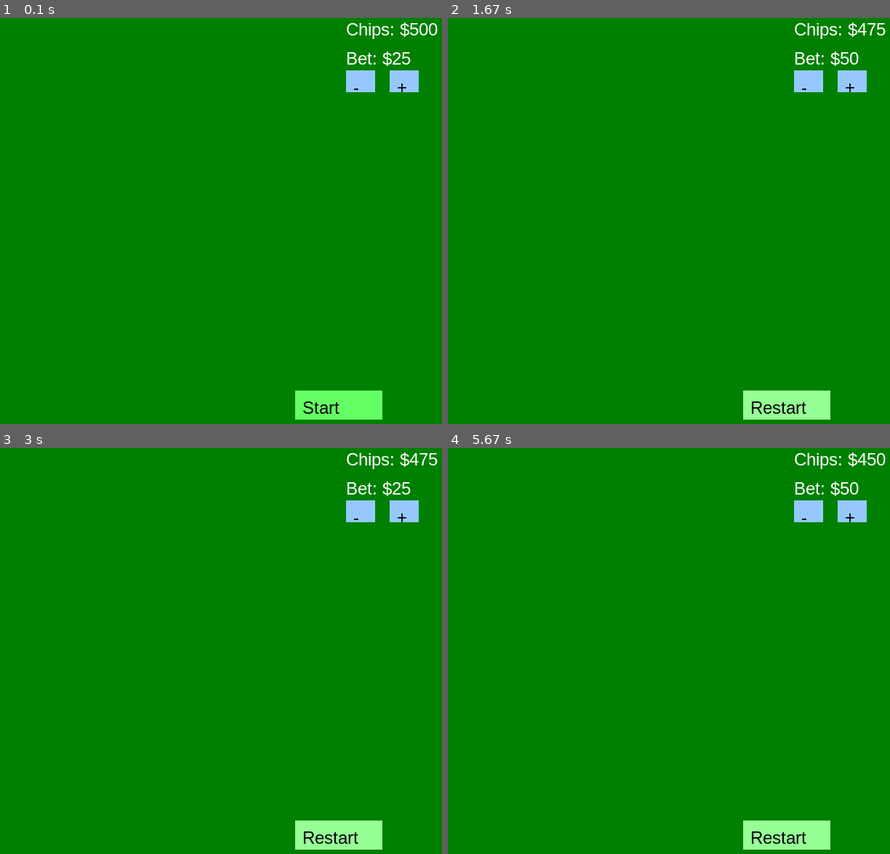
Above: before the commit, frames 1-4 (two rows, left to right).
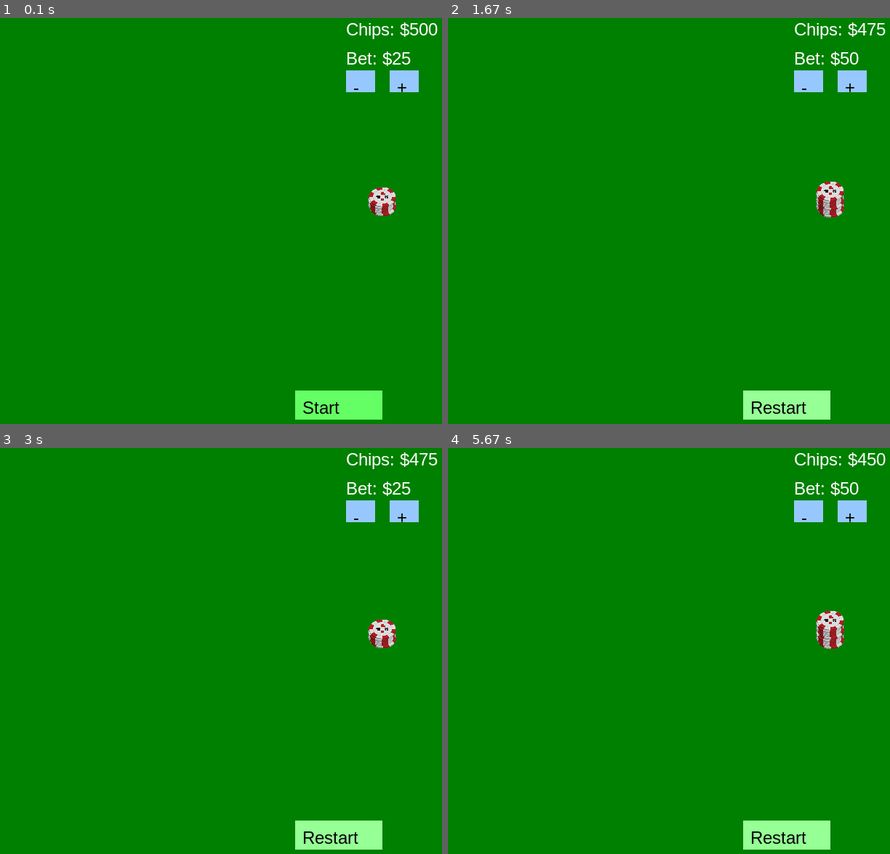
Above: after the commit, the same moments.

Repository: NathanGr33n/blackjack_pygame
Game: pygame game, started from main.py
Two runs of this game, one before a commit and one after it. Both use one fixed random seed, a clock stepped at 60 frames per second and the inputs below.
Inputs:
- Up to frame 1 (0.1 s): no input
- Up to frame 2 (1.67 s): click "Start" at 0.38 s; click "Stand" at 0.72 s; click "Restart" at 1.05 s; click "+" at 1.38 s
- Up to frame 3 (3 s): click "-" at 2.72 s
- Up to frame 4 (5.67 s): click "Restart" at 4.05 s; click "Hit" at 4.38 s; click "Hit" at 4.72 s; click "Restart" at 5.05 s; click "+" at 5.38 s

The runs differ from the first frame. In frame 1, 0.4% of the frame differs, in the area x 83-90%, y 41-49%; in frame 2, 0.5%; in frame 3, 0.4%; in frame 4, 0.5%, in the area x 83-90%, y 39-50%.

Commit message:
Add chip_25.pg and chip animation

Diff:
--- a/main.py
+++ b/main.py
@@ -6,7 +6,10 @@
 import pygame                 # Game engine
 import sys                    # System functions
 import os                     # File system operations
+import math  			   # For sine animation
 from deck import Deck         # Custom Deck and Card classes
+
+
 
 # --------- Game Window Setup ---------
 pygame.init()
@@ -14,6 +17,10 @@
 screen = pygame.display.set_mode((WIDTH, HEIGHT))
 pygame.display.set_caption("Blackjack")
 font = pygame.font.SysFont("Arial", 24)
+
+# --------- Load Chip Image ---------
+chip_image = pygame.image.load(os.path.join("assets", "chips", "chip_25.png")).convert_alpha()
+chip_image = pygame.transform.scale(chip_image, (40, 40))
 
 # --------- Load Card Back Image ---------
 card_back = pygame.image.load(os.path.join("assets", "cards", "png", "back.png")).convert_alpha()
@@ -52,6 +59,19 @@
             card_surface = load_png_card(card.image_path)
             draw_card_with_border(card_surface, x, y)
 
+# --------- Draw Chip Stack ---------
+def draw_chip_stack(x, y, bet_amount, tick):
+    """
+    Draws a stack of chips representing the current bet.
+    A subtle bounce animation is added for visual effect.
+    """
+    chips = bet_amount // 25  # One chip per $25 bet
+    for i in range(chips):
+        # Simple bounce animation: chips rise and fall
+        offset = int(5 * math.sin((tick / 200) + (i * 0.5)))
+        screen.blit(chip_image, (x, y - i * 12 + offset))
+
+
 # --------- Calculate Blackjack Hand Value ---------
 def calculate_hand_value(hand):
     value = 0
@@ -88,6 +108,10 @@
     winner = ""
     round_started = True  # Round has officially started
 
+# --------- Initial Animation Setup ---------
+tick = 0  # For animation timing
+
+
 # --------- Initial Chip Setup ---------
 player_chips = 500        # Starting chips
 player_bet = 25           # Initial bet
@@ -111,6 +135,7 @@
 running = True
 while running:
     screen.fill((0, 128, 0))  # Green felt background
+    tick += 1 #Increment Animation tick
 
     # Draw hands if the round has started
     if round_started:
@@ -128,6 +153,7 @@
     # Display chip and bet info
     draw_text(f"Chips: ${player_chips}", 570, 20)
     draw_text(f"Bet: ${player_bet}", 570, 60)
+    draw_chip_stack(600, 250, player_bet, tick)
 
     # Bet adjustment buttons (only if round hasn’t started)
     if not round_started:
Binary file added: assets/chips/chip_25.png
